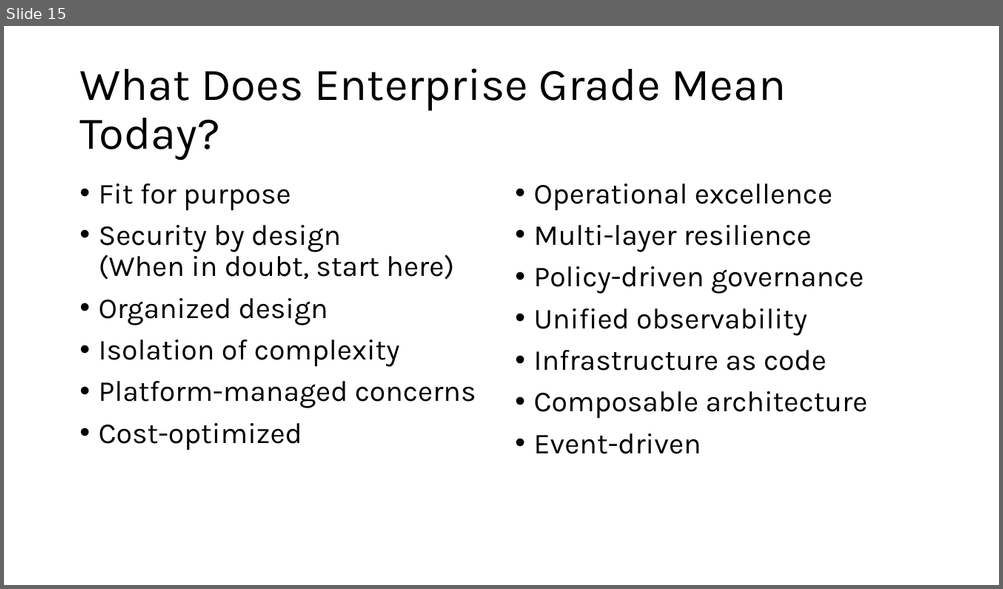
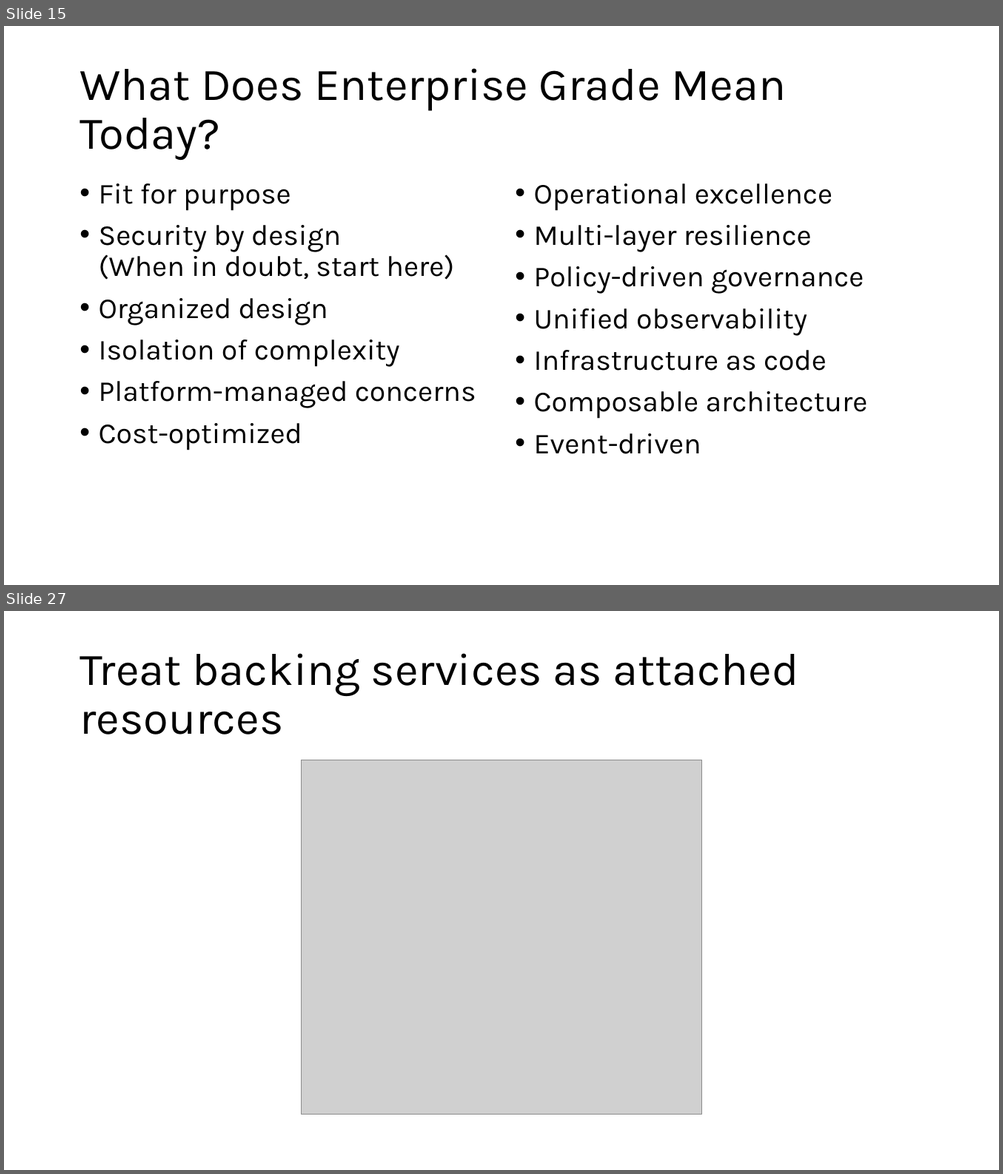
Before and after one commit to ericburcham/cloud-patterns-and-practices, a slide deck: Presentation.pptx. Shown one above the other, each under a label of ours: slide 15 before the commit, slides 15 and 27 after it; the slides between them are not shown. The pictures are 1003x589 and 1003x1174 pixels, drawn with LibreOffice and Linux fonts; fonts in the diff are those of the drawing; grey boxes stand for pictures. Boxes give left, top, right and bottom in pixels: in the first picture for what was removed or moved away, otherwise in the second. Text is boxed around its words. In the diff, an @@ line names an element or a change of style, - is before the commit and + after.

```diff
--- a/Presentation.pptx
+++ b/Presentation.pptx
@@ slide 27 added at (4,611,999,1170), background #FFFFFF @@
@@ title added at (79,653,798,735), 44 pt, text #000000 @@
+Treat backing services as attached resources
@@ picture added at (301,760,702,1116) @@
```
Also in this commit, not shown: 1 slide changed, 31 other slides added.
